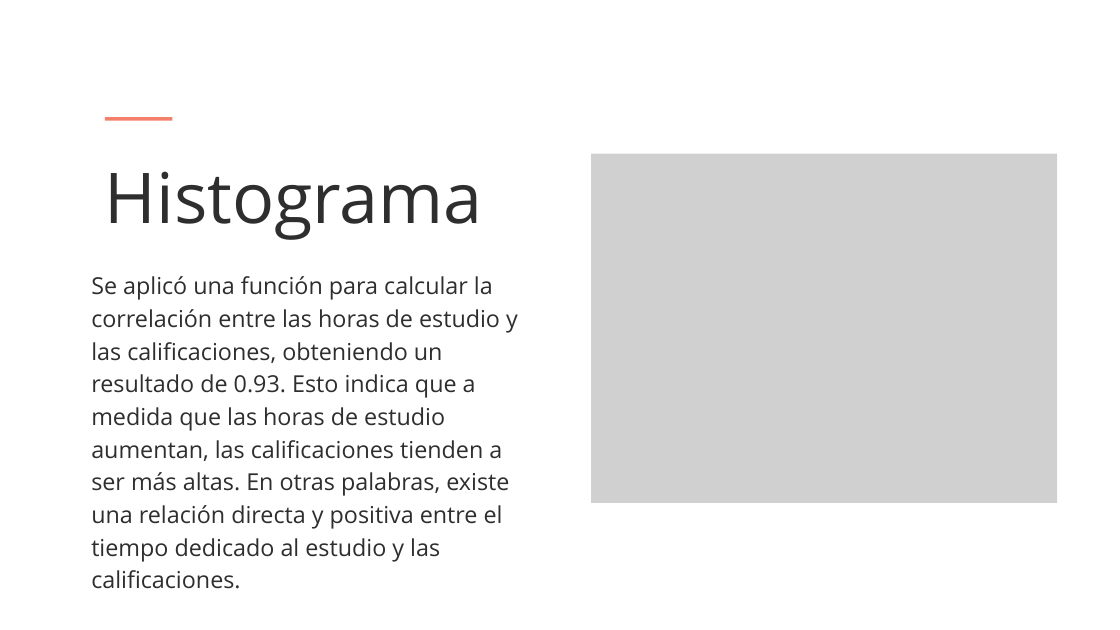
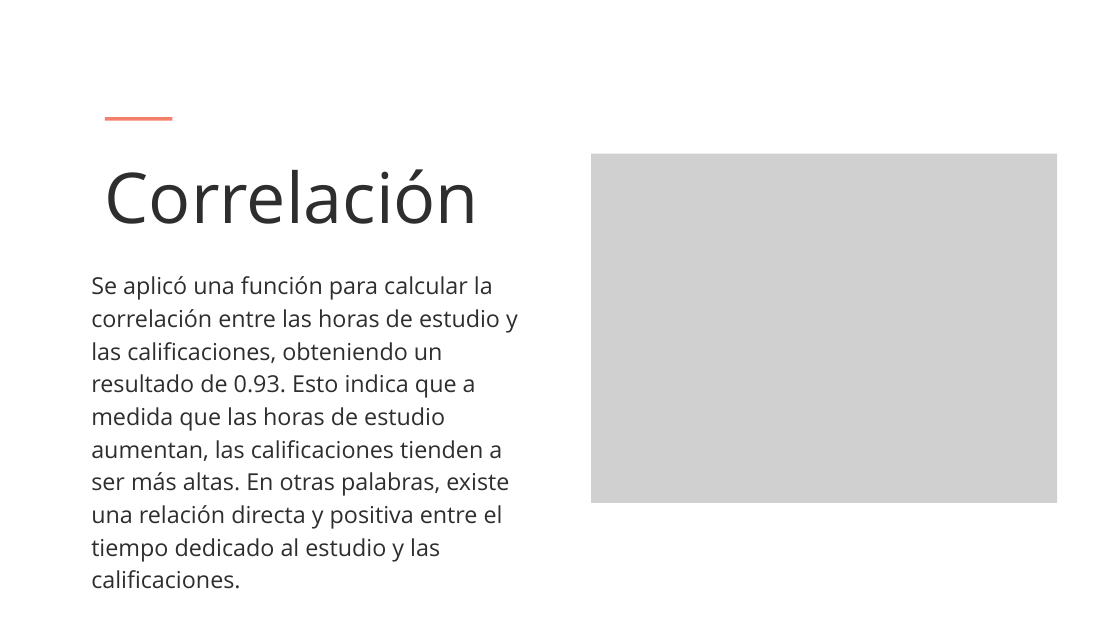
Before and after one commit to Lara-Mario2000/Banregio-PruebaTecnica, a slide deck: slide 11 of Presentacion Banregio.pptx. Drawn at 1120x630 pixels with LibreOffice and Linux fonts; fonts in the diff are those of the drawing; grey boxes stand for pictures. Boxes give left, top, right and bottom in pixels: in the first picture for what was removed or moved away, otherwise in the second. Text is boxed around its words. In the diff, an @@ line names an element or a change of style, - is before the commit and + after.

```diff
--- a/Presentacion Banregio.pptx
+++ b/Presentacion Banregio.pptx
@@ text at [105,169,479,224]: text changed @@
-Histograma
+Correlación
```
Also in this commit, not shown: 5 other slides changed, 1 other file.
